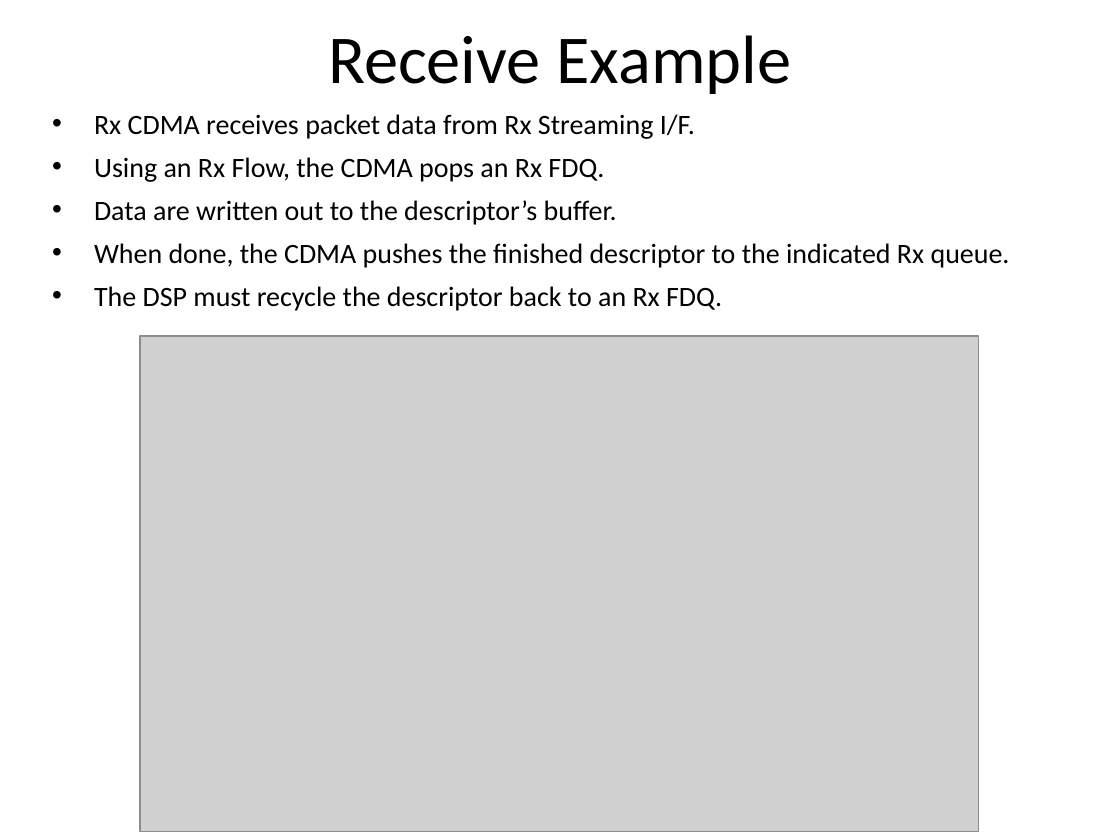
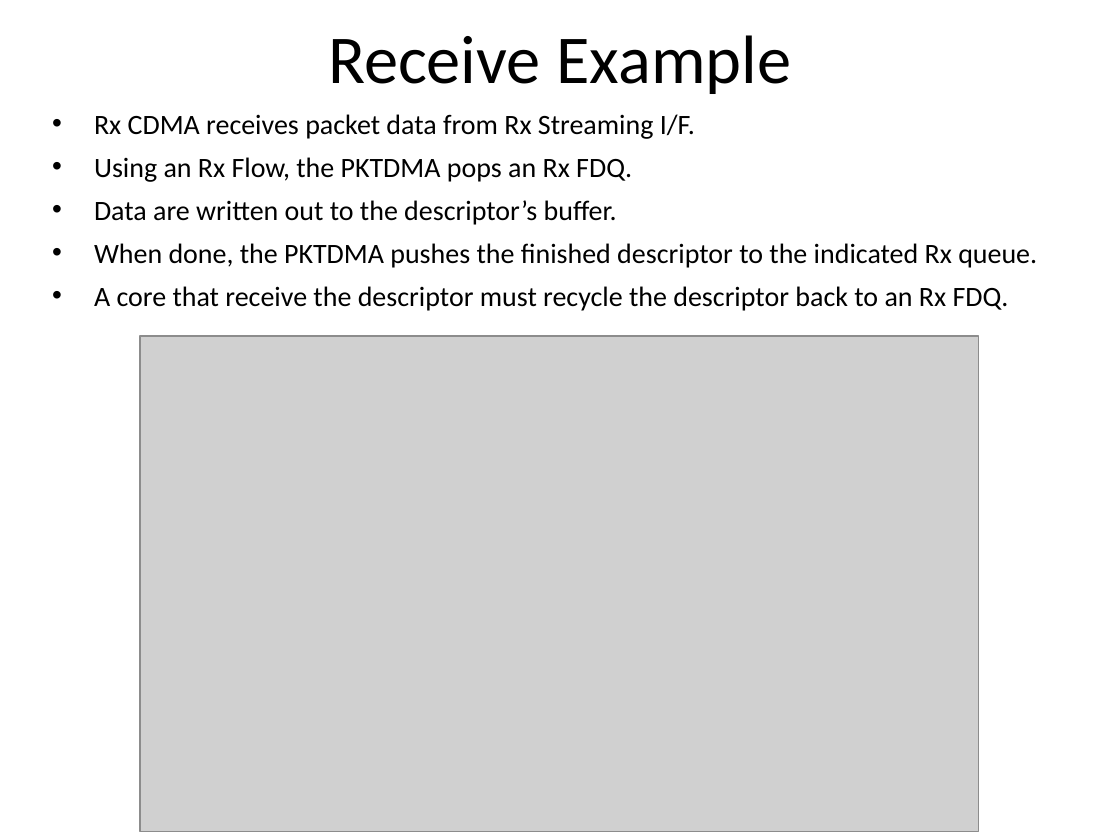
Before and after one commit to hari1989/keystone-workshop, a slide deck: slide 20 of slides/Intro to Multicore Navigator.pptx (slide 21 before the commit). Drawn at 1120x840 pixels with LibreOffice and Linux fonts; fonts in the diff are those of the drawing; grey boxes stand for pictures; background and template pictures are left out. Boxes give left, top, right and bottom in pixels: in the first picture for what was removed or moved away, otherwise in the second. Text is boxed around its words. In the diff, an @@ line names an element or a change of style, - is before the commit and + after.

```diff
--- a/slides/Intro to Multicore Navigator.pptx
+++ b/slides/Intro to Multicore Navigator.pptx
@@ text at bbox=[94, 157, 632, 182]: text changed @@
-• Using an Rx Flow, the CDMA pops an Rx FDQ.
+• Using an Rx Flow, the PKTDMA pops an Rx FDQ.
@@ text at bbox=[94, 243, 1037, 311]: text changed @@
-• When done, the CDMA pushes the finished descriptor to the indicated Rx queue.
-• The DSP must recycle the descriptor back to an Rx FDQ.
+• When done, the PKTDMA pushes the finished descriptor to the indicated Rx queue.
+• A core that receive the descriptor must recycle the descriptor back to an Rx FDQ.
```
Also in this commit, not shown: 5 other slides changed.
